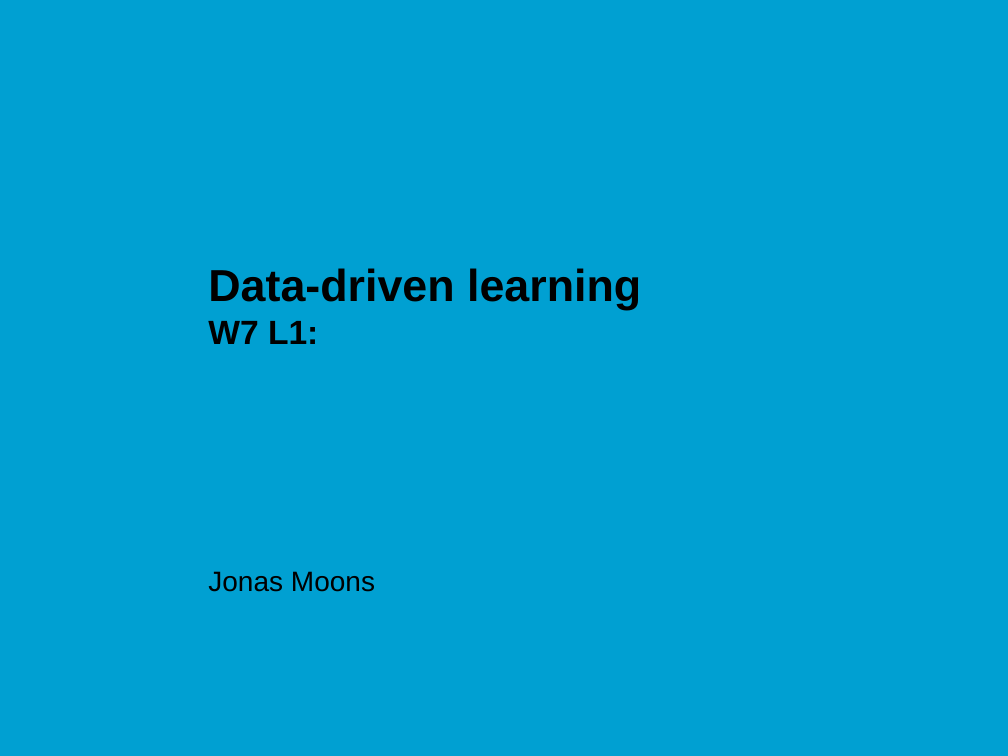
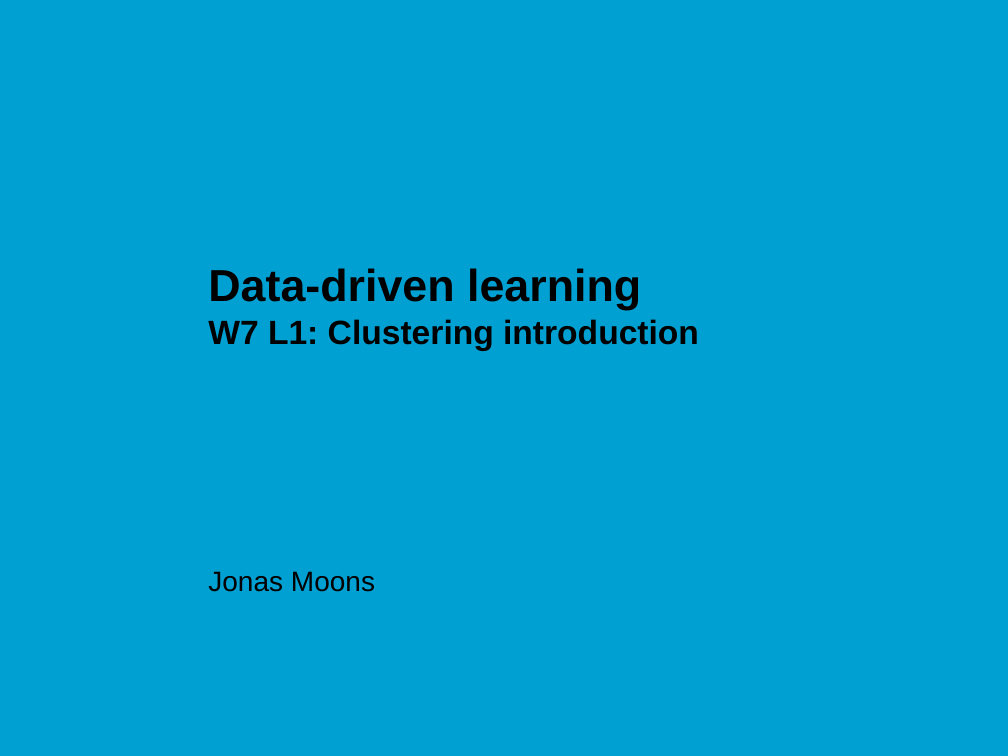
Before and after one commit to jonasmoons/data-driven-learning, a slide deck: slide 1 of slides/ddl-w7l1.pptx. Drawn at 1008x756 pixels with LibreOffice and Linux fonts; fonts in the diff are those of the drawing; background and template pictures are left out. Boxes give left, top, right and bottom in pixels: in the first picture for what was removed or moved away, otherwise in the second. Text is boxed around its words. In the diff, an @@ line names an element or a change of style, - is before the commit and + after.

```diff
--- a/slides/ddl-w7l1.pptx
+++ b/slides/ddl-w7l1.pptx
@@ title at box(208, 268, 699, 351): text changed; size 32 to 24 pt @@
-Data-driven learning
-W7 L1:
+Data-driven learning
+W7 L1: Clustering introduction
```
Also in this commit, not shown: 1 other slide changed, 17 slides added, 2 slides removed, 41 other files.
